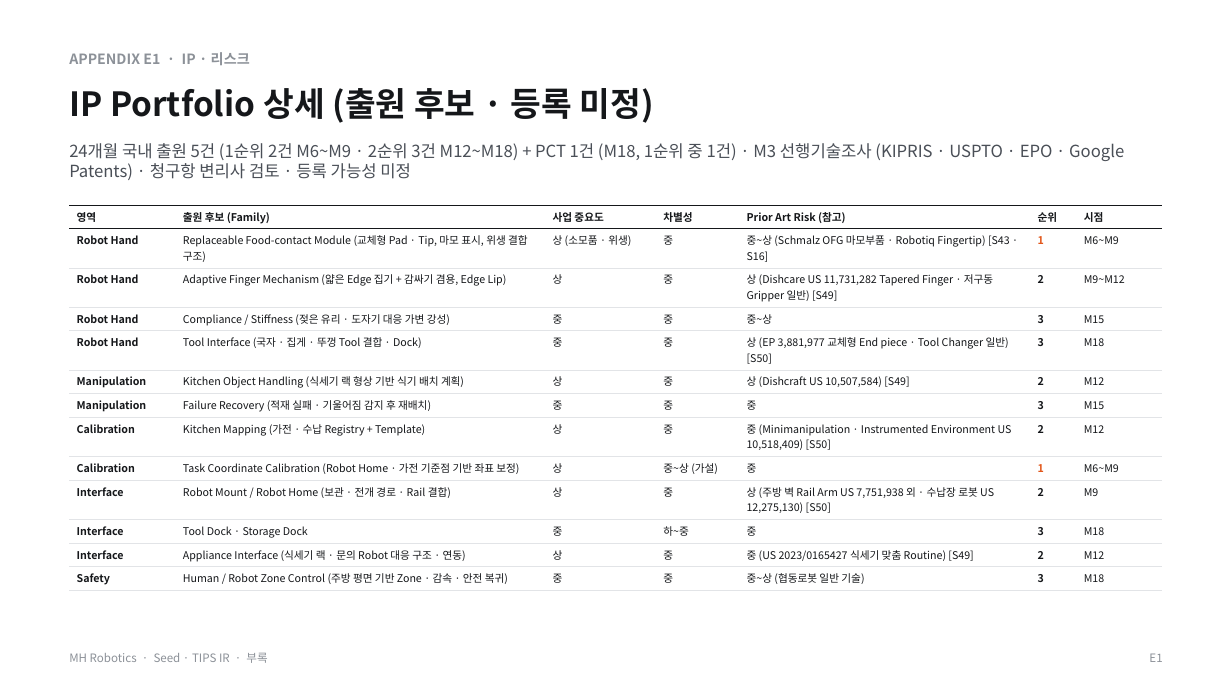
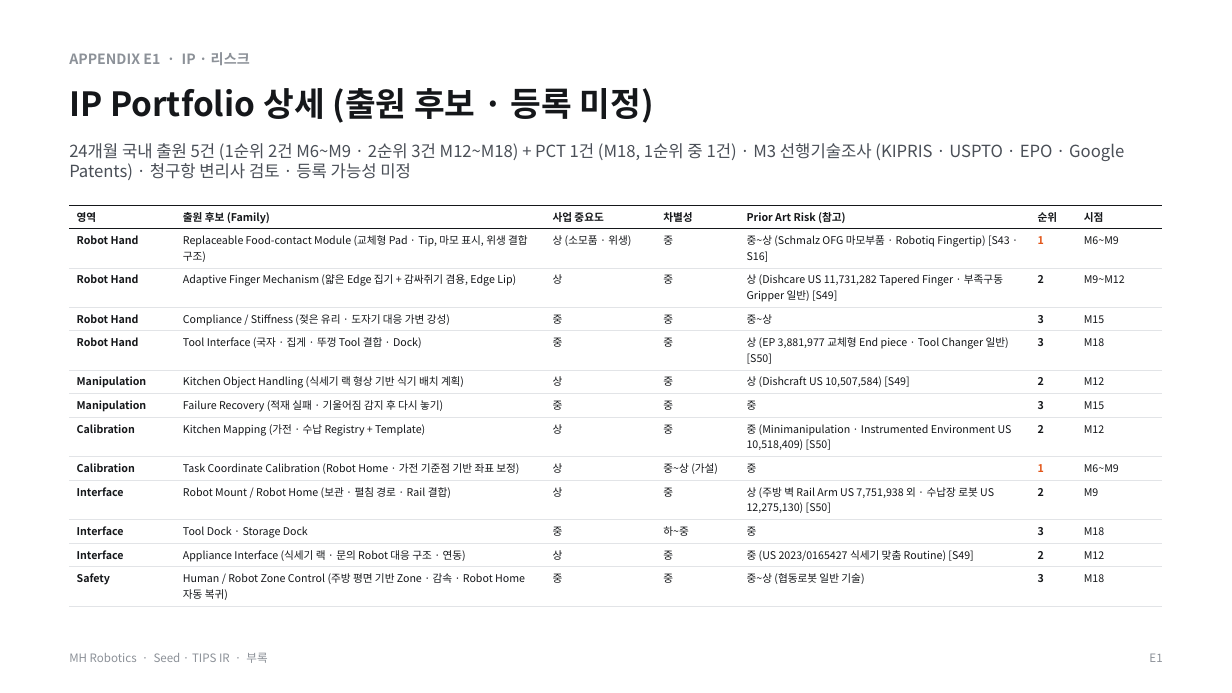
Before and after one commit to kimdonghyun2789-hash/D, a slide deck: slide 42 of MH/MH_Robotics_Seed_TIPS_IR_Final.pptx. Drawn at 1232x693 pixels with LibreOffice and Linux fonts; fonts in the diff are those of the drawing. Boxes give left, top, right and bottom in pixels: in the first picture for what was removed or moved away, otherwise in the second. Text is boxed around its words. In the diff, an @@ line names an element or a change of style, - is before the commit and + after.

```diff
--- a/MH/MH_Robotics_Seed_TIPS_IR_Final.pptx
+++ b/MH/MH_Robotics_Seed_TIPS_IR_Final.pptx
@@ table at [69,205,1163,606] @@
-row 3, column 2: Adaptive Finger Mechanism (얇은 Edge 집기 + 감싸기 겸용, Edge Lip)
+row 3, column 2: Adaptive Finger Mechanism (얇은 Edge 집기 + 감싸쥐기 겸용, Edge Lip)
-row 3, column 5: 상 (Dishcare US 11,731,282 Tapered Finger · 저구동 Gripper 일반) [S49]
+row 3, column 5: 상 (Dishcare US 11,731,282 Tapered Finger · 부족구동 Gripper 일반) [S49]
-row 7, column 2: Failure Recovery (적재 실패 · 기울어짐 감지 후 재배치)
+row 7, column 2: Failure Recovery (적재 실패 · 기울어짐 감지 후 다시 놓기)
-row 10, column 2: Robot Mount / Robot Home (보관 · 전개 경로 · Rail 결합)
+row 10, column 2: Robot Mount / Robot Home (보관 · 펼침 경로 · Rail 결합)
-row 13, column 2: Human / Robot Zone Control (주방 평면 기반 Zone · 감속 · 안전 복귀)
+row 13, column 2: Human / Robot Zone Control (주방 평면 기반 Zone · 감속 · Robot Home 자동 복귀)
```
Also in this commit, not shown: 42 other slides changed, 34 other files.
